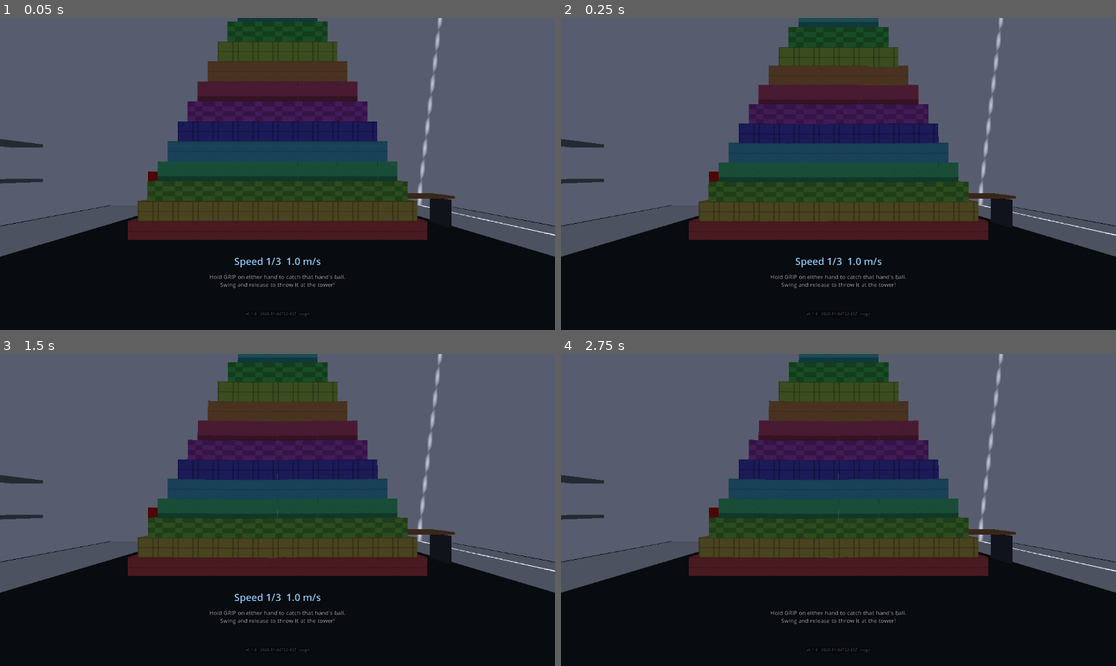
Above: before the commit, frames 1-4 (two rows, left to right).
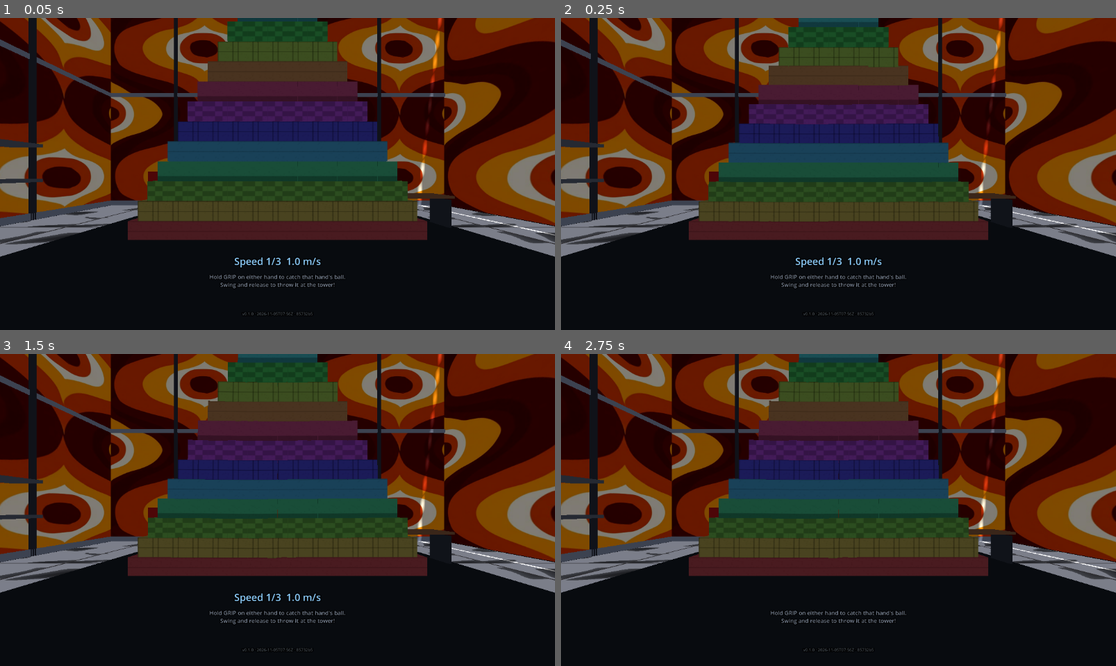
Above: after the commit, the same moments.

Repository: pblaas/portal-smash
Game: Godot game, scene res://scenes/main.tscn
Same seed, same stepped clock (60 frames per second), same inputs: the game is played once before the commit and once after it.
Inputs:
- Up to frame 1 (0.05 s): no input
- Up to frame 2 (0.25 s): no input
- Up to frame 3 (1.5 s): tap Enter at 1.25 s
- Up to frame 4 (2.75 s): tap Space at 2 s

The runs differ from the first frame. In frame 1, 44% of the frame differs, in the area x 0-100%, y 0-96%; in frame 2, 45%; in frame 3, 45%; in frame 4, 45%.

Commit message:
Working game loop

Diff:
--- a/app/scripts/build_version.gd
+++ b/app/scripts/build_version.gd
@@ -1,2 +1,2 @@
 # Generated by tools/export.sh — do not edit.
-const TEXT := "v0.1.0 · 2026-11-04T22:43Z · nogit"
+const TEXT := "v0.1.0 · 2026-11-05T07:56Z · 85732b5"
--- a/app/scripts/main.gd
+++ b/app/scripts/main.gd
@@ -54,6 +54,7 @@
 	var held_hand = null
 	var slow_time := 0.0
 	var sound_at := -100000
+	var trail: GPUParticles3D
 
 
 var sfx := SoundKitScript.new()
@@ -100,6 +101,7 @@
 var powerup_chance := POWERUP_CHANCE
 var _powerup_time := 0.0
 var _powerup_used := false
+var _powerup_state: BallState = null
 var _explosion_center := Vector3.ZERO
 var _explosion_ball_state: BallState = null
 var _last_throw_hand = null
@@ -109,6 +111,7 @@
 var _restart_box: RigidBody3D
 var _restart_label: Label3D
 var _rounds_complete := false
+var _smoke_texture: ImageTexture = null
 
 
 func _init() -> void:
@@ -124,9 +127,11 @@
 
 	sfx.build()
 	_apply_floor_texture()
+	_apply_ceiling_texture()
 	_prepare_shared_cubes()
 	_spawn_tower()
 	_build_balls()
+	_build_wall_details()
 	_build_labels()
 	_build_sound_pool()
 	print("lab ready: %d cubes stacked" % cubes.size())
@@ -134,17 +139,68 @@
 
 
 func _apply_floor_texture() -> void:
-	var size := 512
-	var cells := 8
-	var cell := size / cells
-	var img := Image.create(size, size, false, Image.FORMAT_RGBA8)
-	for cy in cells:
-		for cx in cells:
-			var c := Color(0.60, 0.61, 0.63) if (cx + cy) % 2 == 0 else Color(0.50, 0.52, 0.55)
-			img.fill_rect(Rect2i(cx * cell, cy * cell, cell, cell), c)
-	var mat := floor_mesh.material_override as StandardMaterial3D
-	if mat != null:
-		mat.albedo_texture = ImageTexture.create_from_image(img)
+	var mat := floor_mesh.get_surface_override_material(0) as StandardMaterial3D
+	if mat == null:
+		return
+	var tex := _make_floor_texture()
+	mat.albedo_texture = tex
+	mat.albedo_color = Color(1.0, 1.0, 1.0)
+	mat.uv1_scale = Vector3(4, 4, 1)
+	mat.metallic = 0.0
+	mat.roughness = 0.35
+
+
+func _apply_ceiling_texture() -> void:
+	var ceiling_mesh: MeshInstance3D = $Lab/CeilingBody/CeilingMesh
+	var mat := ceiling_mesh.get_surface_override_material(0) as StandardMaterial3D
+	if mat == null:
+		return
+	var tex := load("res://assets/ceiling.jpg") as Texture2D
+	if tex == null:
+		return
+	mat.albedo_texture = tex
+	mat.albedo_color = Color(1.0, 1.0, 1.0)
+	mat.uv1_scale = Vector3(4, 4, 1)
+	mat.metallic = 0.0
+	mat.roughness = 0.95
+
+
+func _make_floor_texture() -> ImageTexture:
+	var s := 512
+	var tiles := 2
+	var tile := s / tiles
+	var img := Image.create(s, s, false, Image.FORMAT_RGBA8)
+	var base := Color(0.97, 0.95, 0.91)
+	for ty in tiles:
+		for tx in tiles:
+			var ox := tx * tile
+			var oy := ty * tile
+			var tbase := base.lightened(randf() * 0.02)
+			for y in tile:
+				for x in tile:
+					var px := float(x) / float(tile)
+					var py := float(y) / float(tile)
+					var v := sin(px * 14.0 + sin(py * 10.0) * 2.5) * 0.5 + 0.5
+					v += sin(py * 16.0 + cos(px * 7.0) * 2.0) * 0.35
+					v += sin((px + py) * 9.0) * 0.15
+					v /= 1.5
+					var c := tbase
+					if v > 0.65:
+						c = c.darkened(0.45 + (v - 0.65) * 0.8)
+					elif v < 0.30:
+						c = c.lightened(0.04)
+					img.set_pixel(ox + x, oy + y, c)
+	var grout := Color(0.40, 0.38, 0.35)
+	for t in range(1, tiles):
+		var gy := t * tile
+		for x in s:
+			for dy in range(-1, 2):
+				img.set_pixel(x, gy + dy, grout)
+		var gx := t * tile
+		for y in s:
+			for dx in range(-1, 2):
+				img.set_pixel(gx + dx, y, grout)
+	return ImageTexture.create_from_image(img)
 
 
 func row_color(row: int) -> Color:
@@ -452,12 +508,16 @@
 
 
 func _build_balls() -> void:
+	if _smoke_texture == null:
+		_smoke_texture = _make_smoke_texture()
 	_build_ball_state(left_ball_state, Color(0.15, 0.75, 1.0), Color(0.08, 0.45, 0.7))
 	_build_ball_state(right_ball_state, Color(1.0, 0.5, 0.12), Color(1.0, 0.35, 0.08))
 	left_ball_state.body.name = "LeftBall"
 	right_ball_state.body.name = "RightBall"
 	add_child(left_ball_state.body)
 	add_child(right_ball_state.body)
+	_build_ball_trail(left_ball_state)
+	_build_ball_trail(right_ball_state)
 	left_ball_state.body.global_position = _ball_rest_point(left_controller)
 	right_ball_state.body.global_position = _ball_rest_point(right_controller)
 
@@ -532,6 +592,155 @@
 		_sound_players.append(player)
 
 
+func _build_wall_details() -> void:
+	_apply_wall_texture()
+	var trim_mat := StandardMaterial3D.new()
+	trim_mat.albedo_color = Color(0.72, 0.74, 0.78)
+	trim_mat.metallic = 0.55
+	trim_mat.roughness = 0.35
+	var pillar_mat := StandardMaterial3D.new()
+	pillar_mat.albedo_color = Color(0.20, 0.21, 0.23)
+	pillar_mat.metallic = 0.25
+	pillar_mat.roughness = 0.65
+	for body: Node3D in [$Lab/WallBack, $Lab/WallFront, $Lab/WallLeft, $Lab/WallRight]:
+		if not is_instance_valid(body):
+			continue
+		var shape := body.get_node("WallShape").shape as BoxShape3D
+		if shape == null:
+			continue
+		var size := shape.size
+		var basis := body.global_transform.basis
+		var long_dir: Vector3
+		var long_len: float
+		var thick: float
+		var normal: Vector3
+		if size.x >= size.z:
+			long_dir = basis.x
+			long_len = size.x
+			thick = size.z
+			normal = basis.z
+		else:
+			long_dir = basis.z
+			long_len = size.z
+			thick = size.x
+			normal = basis.x
+		var center := body.global_position
+		var base_h := 0.25
+		var base_d := 0.08
+		var base_pos := center + normal * (thick * 0.5 + base_d * 0.5) + Vector3(0.0, -size.y * 0.5 + base_h * 0.5, 0.0)
+		_add_trim_box($Lab, body.name + "Baseboard", base_pos, long_dir, normal, Vector3(long_len, base_h, base_d), trim_mat)
+		var band_h := 0.18
+		var band_d := 0.06
+		var band_pos := center + normal * (thick * 0.5 + band_d * 0.5)
+		_add_trim_box($Lab, body.name + "Band", band_pos, long_dir, normal, Vector3(long_len, band_h, band_d), trim_mat)
+		var pillar_w := 0.18
+		var pillar_d := 0.08
+		var spacing := 3.5
+		var count := maxi(2, int(long_len / spacing) + 1)
+		for i in count:
+			var t := 0.0 if count == 1 else float(i) / float(count - 1)
+			var offset := (t - 0.5) * long_len
+			var p_pos := center + long_dir * offset + normal * (thick * 0.5 + pillar_d * 0.5)
+			_add_trim_box($Lab, body.name + "Pillar%d" % i, p_pos, long_dir, normal, Vector3(pillar_w, size.y, pillar_d), pillar_mat)
+
+
+func _add_trim_box(parent: Node3D, node_name: String, pos: Vector3, long_dir: Vector3, normal: Vector3, dims: Vector3, mat: StandardMaterial3D) -> void:
+	var mesh := MeshInstance3D.new()
+	mesh.name = node_name
+	var box := BoxMesh.new()
+	box.size = dims
+	mesh.mesh = box
+	mesh.material_override = mat
+	var b := Basis(long_dir, Vector3.UP, normal)
+	if b.determinant() < 0.0:
+		b.y = -b.y
+	mesh.transform = Transform3D(b, pos)
+	parent.add_child(mesh)
+
+
+func _apply_wall_texture() -> void:
+	var wall_mesh: MeshInstance3D = $Lab/WallBack/WallMesh
+	var wall_mat: StandardMaterial3D = wall_mesh.get_surface_override_material(0) as StandardMaterial3D
+	if wall_mat == null:
+		return
+	var tex := load("res://assets/wallpaper.jpg") as Texture2D
+	if tex == null:
+		return
+	wall_mat.albedo_texture = tex
+	wall_mat.albedo_color = Color(1.0, 1.0, 1.0)
+	wall_mat.uv1_scale = Vector3(3, 2, 1)
+	wall_mat.metallic = 0.0
+	wall_mat.roughness = 0.9
+
+
+func _build_ball_trail(state: BallState) -> void:
+	var particles := GPUParticles3D.new()
+	particles.name = "Trail"
+	particles.amount = 40
+	particles.lifetime = 0.15
+	particles.fixed_fps = 60
+	particles.local_coords = false
+	particles.emitting = false
+	particles.transform = Transform3D.IDENTITY
+	particles.visibility_aabb = AABB(Vector3(-12, -12, -12), Vector3(24, 24, 24))
+	particles.cast_shadow = GeometryInstance3D.SHADOW_CASTING_SETTING_OFF
+	particles.draw_order = GPUParticles3D.DRAW_ORDER_VIEW_DEPTH
+	var pm := ParticleProcessMaterial.new()
+	pm.emission_shape = ParticleProcessMaterial.EMISSION_SHAPE_SPHERE
+	pm.emission_sphere_radius = 0.015
+	pm.direction = Vector3(0.0, 0.04, 0.0)
+	pm.spread = 90.0
+	pm.initial_velocity_min = 0.0
+	pm.initial_velocity_max = 0.06
+	pm.gravity = Vector3(0.0, 0.03, 0.0)
+	pm.damping_min = 1.5
+	pm.damping_max = 3.5
+	pm.scale_min = 0.03
+	pm.scale_max = 0.09
+	var scale_curve := Curve.new()
+	scale_curve.add_point(Vector2(0.0, 1.0), 0.0, 0.0)
+	scale_curve.add_point(Vector2(1.0, 0.2), 0.0, 0.0)
+	var scale_texture := CurveTexture.new()
+	scale_texture.curve = scale_curve
+	pm.scale_curve = scale_texture
+	var grad := Gradient.new()
+	grad.add_point(0.0, Color(1.0, 1.0, 1.0, 0.11))
+	grad.add_point(1.0, Color(1.0, 1.0, 1.0, 0.0))
+	var grad_tex := GradientTexture1D.new()
+	grad_tex.gradient = grad
+	pm.color_ramp = grad_tex
+	pm.color = Color(state.mat.albedo_color.r, state.mat.albedo_color.g, state.mat.albedo_color.b, 0.2)
+	particles.process_material = pm
+	var quad := QuadMesh.new()
+	quad.size = Vector2(0.5, 0.5)
+	var qmat := StandardMaterial3D.new()
+	qmat.transparency = BaseMaterial3D.TRANSPARENCY_ALPHA
+	qmat.shading_mode = BaseMaterial3D.SHADING_MODE_UNSHADED
+	qmat.vertex_color_use_as_albedo = true
+	qmat.albedo_texture = _smoke_texture
+	qmat.billboard_mode = BaseMaterial3D.BILLBOARD_ENABLED
+	quad.material = qmat
+	particles.draw_pass_1 = quad
+	state.body.add_child(particles)
+	state.trail = particles
+
+
+func _make_smoke_texture() -> ImageTexture:
+	var s := 64
+	var img := Image.create(s, s, false, Image.FORMAT_RGBA8)
+	img.fill(Color(1.0, 1.0, 1.0, 0.0))
+	var cx := float(s) * 0.5
+	var cy := float(s) * 0.5
+	var radius := float(s) * 0.5
+	for y in s:
+		for x in s:
+			var d := sqrt((x + 0.5 - cx) * (x + 0.5 - cx) + (y + 0.5 - cy) * (y + 0.5 - cy)) / radius
+			if d < 1.0:
+				var a := pow(1.0 - d, 1.8)
+				img.set_pixel(x, y, Color(1.0, 1.0, 1.0, a))
+	return ImageTexture.create_from_image(img)
+
+
 func _show_hint(text: String, seconds: float) -> void:
 	if _hint == null:
 		_hint = Label3D.new()
@@ -703,7 +912,7 @@
 	state.body.rotation = Vector3.ZERO
 	state.slow_time = 0.0
 	if active_powerup == Powerup.NONE and _pending_powerup != Powerup.NONE:
-		_apply_pending_powerup()
+		_apply_pending_powerup(state)
 	if chime:
 		_play_sound("chime", state.body.global_position, 0.6)
 		_show_hint("New ball!", 1.6)
@@ -787,6 +996,11 @@
 		elif state.mode == BallMode.REST:
 			var rest := _ball_rest_point_for_state(state)
 			state.body.global_position = state.body.global_position.lerp(rest, clampf(delta * 8.0, 0.0, 1.0))
+		if state.trail != null:
+			state.trail.emitting = (state.mode == BallMode.FLYING)
+			if state.trail.process_material != null:
+				var c := state.mat.albedo_color
+				state.trail.process_material.color = Color(c.r, c.g, c.b, 0.2)
 	_recover_indents(delta)
 
 
@@ -816,9 +1030,9 @@
 
 	if is_cube:
 		_indent_cube(_other as Node3D, state.body)
-		if active_powerup == Powerup.ICE:
+		if active_powerup == Powerup.ICE and state == _powerup_state:
 			_other.apply_central_impulse(state.body.linear_velocity.normalized() * ICE_IMPULSE)
-		elif active_powerup == Powerup.FIRE and not _powerup_used:
+		elif active_powerup == Powerup.FIRE and state == _powerup_state and not _powerup_used:
 			_powerup_used = true
 			_explosion_center = state.body.global_position
 			_explosion_ball_state = state
@@ -865,26 +1079,41 @@
 		mesh.scale = target.lerp(Vector3.ONE, 1.0 - factor)
 
 
-func _apply_pending_powerup() -> void:
+func _apply_pending_powerup(for_state: BallState = null) -> void:
 	if _pending_powerup == Powerup.NONE:
+		return
+	var target := for_state
+	if target == null:
+		if right_ball_state.mode != BallMode.FLYING:
+			target = right_ball_state
+		elif left_ball_state.mode != BallMode.FLYING:
+			target = left_ball_state
+	if target == null:
 		return
 	active_powerup = _pending_powerup
 	_pending_powerup = Powerup.NONE
 	_powerup_time = POWERUP_DURATION
 	_powerup_used = false
-	_apply_powerup_visuals()
+	_powerup_state = target
+	_apply_powerup_visuals(target)
 	_update_score_label()
 
 
 func _grant_powerup(kind: int) -> void:
 	var name := _powerup_name(kind)
-	if active_powerup == Powerup.NONE and _any_ball_at_rest():
+	var target: BallState = null
+	if right_ball_state.mode != BallMode.FLYING:
+		target = right_ball_state
+	elif left_ball_state.mode != BallMode.FLYING:
+		target = left_ball_state
+	if active_powerup == Powerup.NONE and target != null:
 		active_powerup = kind as Powerup
 		_powerup_time = POWERUP_DURATION
 		_powerup_used = false
-		_apply_powerup_visuals()
+		_powerup_state = target
+		_apply_powerup_visuals(target)
 		_show_hint("%s BALL!" % name, 2.0)
-		_play_sound("chime", _ball_rest_point(), 1.0)
+		_play_sound("chime", _ball_rest_point_for_state(target), 1.0)
 	else:
 		_pending_powerup = kind as Powerup
 		_show_hint("NEXT: %s BALL!" % name, 2.0)
@@ -896,43 +1125,40 @@
 	active_powerup = Powerup.NONE
 	_powerup_time = 0.0
 	_powerup_used = false
-	for state: BallState in [left_ball_state, right_ball_state]:
-		if state.body != null:
-			state.body.mass = _base_ball_mass
-		if state.visual != null:
-			state.visual.scale = Vector3.ONE
-		if state.mat != null:
-			state.mat.albedo_color = state.base_color
-			state.mat.emission = state.base_emission
-			state.mat.emission_energy_multiplier = 0.6
+	if _powerup_state != null and is_instance_valid(_powerup_state.body):
+		_powerup_state.body.mass = _base_ball_mass
+		_powerup_state.visual.scale = Vector3.ONE
+		_powerup_state.mat.albedo_color = _powerup_state.base_color
+		_powerup_state.mat.emission = _powerup_state.base_emission
+		_powerup_state.mat.emission_energy_multiplier = 0.6
+	_powerup_state = null
 	_update_score_label()
 	if _pending_powerup != Powerup.NONE and _any_ball_at_rest():
 		_apply_pending_powerup()
 
 
-func _apply_powerup_visuals() -> void:
-	for state: BallState in [left_ball_state, right_ball_state]:
-		if state.body == null or state.visual == null or state.mat == null:
-			continue
-		match active_powerup:
-			Powerup.HEAVY:
-				state.body.mass = HEAVY_MASS
-				state.mat.albedo_color = Color(0.25, 0.25, 0.28)
-				state.mat.emission = Color(0.05, 0.05, 0.08)
-				state.mat.emission_energy_multiplier = 0.6
-				state.visual.scale = Vector3(1.5, 1.5, 1.5)
-			Powerup.ICE:
-				state.body.mass = ICE_MASS
-				state.mat.albedo_color = Color(0.75, 0.92, 1.0)
-				state.mat.emission = Color(0.4, 0.75, 0.95)
-				state.mat.emission_energy_multiplier = 0.9
-				state.visual.scale = Vector3(1.15, 1.15, 1.15)
-			Powerup.FIRE:
-				state.body.mass = _base_ball_mass
-				state.mat.albedo_color = Color(1.0, 0.18, 0.05)
-				state.mat.emission = Color(1.0, 0.08, 0.0)
-				state.mat.emission_energy_multiplier = 2.2
-				state.visual.scale = Vector3(1.25, 1.25, 1.25)
+func _apply_powerup_visuals(state: BallState) -> void:
+	if state.body == null or state.visual == null or state.mat == null:
+		return
+	match active_powerup:
+		Powerup.HEAVY:
+			state.body.mass = HEAVY_MASS
+			state.mat.albedo_color = Color(0.25, 0.25, 0.28)
+			state.mat.emission = Color(0.05, 0.05, 0.08)
+			state.mat.emission_energy_multiplier = 0.6
+			state.visual.scale = Vector3(1.5, 1.5, 1.5)
+		Powerup.ICE:
+			state.body.mass = ICE_MASS
+			state.mat.albedo_color = Color(0.75, 0.92, 1.0)
+			state.mat.emission = Color(0.4, 0.75, 0.95)
+			state.mat.emission_energy_multiplier = 0.9
+			state.visual.scale = Vector3(1.15, 1.15, 1.15)
+		Powerup.FIRE:
+			state.body.mass = _base_ball_mass
+			state.mat.albedo_color = Color(1.0, 0.18, 0.05)
+			state.mat.emission = Color(1.0, 0.08, 0.0)
+			state.mat.emission_energy_multiplier = 2.2
+			state.visual.scale = Vector3(1.25, 1.25, 1.25)
 
 
 func _explode() -> void:
Binary file added: app/assets/ceiling.jpg
Not shown, added: app/assets/ceiling.jpg.import
Binary file added: app/assets/wallpaper.jpg
Not shown, added: app/assets/wallpaper.jpg.import
